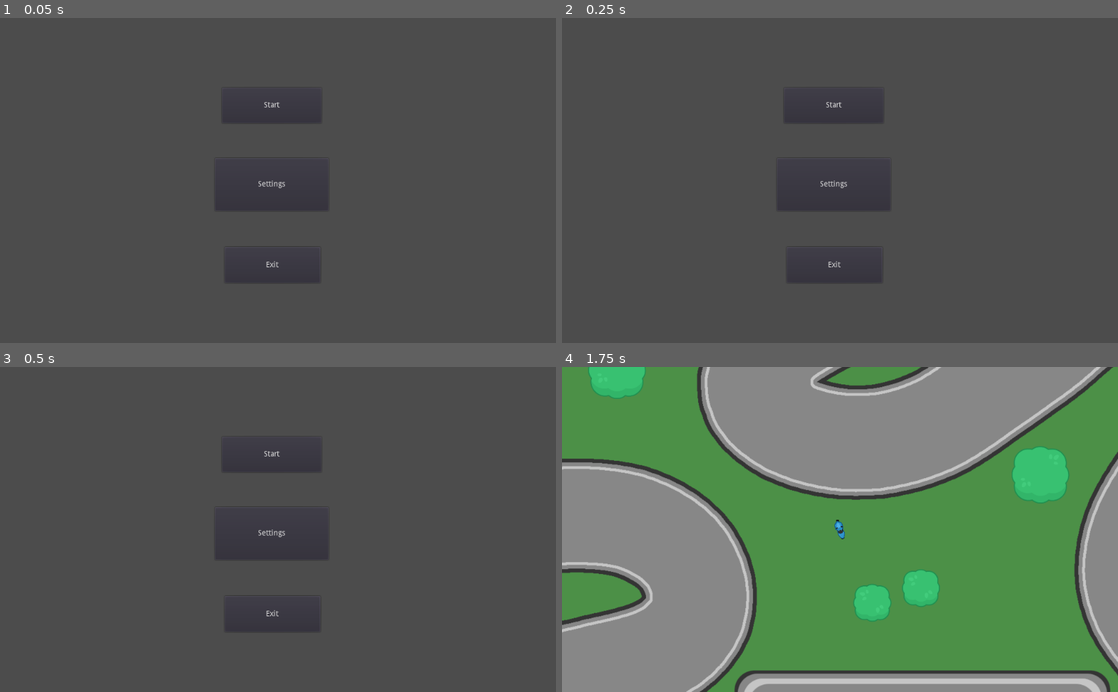
Above: before the commit, frames 1-4 (two rows, left to right).
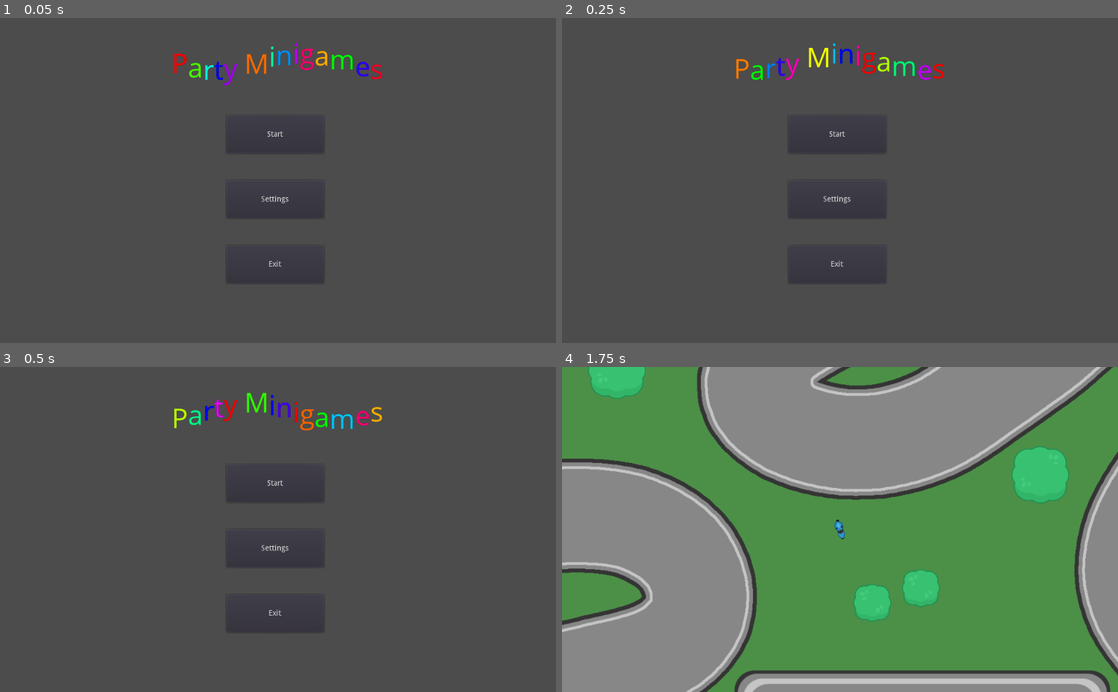
Above: after the commit, the same moments.

Repository: legalian/307
Game: Godot game, scene res://Main.tscn
Two runs of this game, one before a commit and one after it. Both use one fixed random seed, a clock stepped at 60 frames per second and the inputs below.
Inputs:
- Up to frame 1 (0.05 s): no input
- Up to frame 2 (0.25 s): no input
- Up to frame 3 (0.5 s): no input
- Up to frame 4 (1.75 s): click "Start" at 0.5 s; tap Enter at 1.25 s; hold D (steer_right) from 1.28 s (still down); hold S (decelerate) from 1.28 s (still down)

The runs differ from the first frame. In frame 1, 1.0% of the frame differs, in the area x 31-69%, y 7-77%; in frame 2, 1.0%; in frame 3, 1.0%; in frame 4, nothing differs.

Commit message:
Add font and menu title

Diff:
--- a/Main.tscn
+++ b/Main.tscn
@@ -1,6 +1,11 @@
-[gd_scene load_steps=2 format=2]
+[gd_scene load_steps=4 format=2]
 
 [ext_resource path="res://scripts/Menu_Control.gd" type="Script" id=1]
+[ext_resource path="res://fonts/OpenSans-Regular.ttf" type="DynamicFontData" id=2]
+
+[sub_resource type="DynamicFont" id=1]
+size = 50
+font_data = ExtResource( 2 )
 
 [node name="root" type="Node"]
 
@@ -15,36 +20,49 @@
 "_edit_use_anchors_": false
 }
 
+[node name="Button_Start" type="Button" parent="Menu_Controller"]
+margin_left = 105.0
+margin_top = 180.0
+margin_right = 285.0
+margin_bottom = 250.0
+text = "Start"
+__meta__ = {
+"_edit_use_anchors_": false
+}
+
 [node name="Button_Settings" type="Button" parent="Menu_Controller"]
-margin_left = 84.2056
-margin_top = 259.253
-margin_right = 293.206
-margin_bottom = 356.253
+margin_left = 105.0
+margin_top = 300.0
+margin_right = 285.0
+margin_bottom = 370.0
 rect_pivot_offset = Vector2( 102.633, 49.9475 )
 text = "Settings"
 __meta__ = {
 "_edit_use_anchors_": false
 }
 
-[node name="Button_Start" type="Button" parent="Menu_Controller"]
-margin_left = 97.211
-margin_top = 128.748
-margin_right = 280.211
-margin_bottom = 193.748
-text = "Start"
+[node name="Button_Exit" type="Button" parent="Menu_Controller"]
+margin_left = 105.0
+margin_top = 420.0
+margin_right = 285.0
+margin_bottom = 490.0
+text = "Exit"
 __meta__ = {
 "_edit_use_anchors_": false
 }
 
-[node name="Button_Exit" type="Button" parent="Menu_Controller"]
-margin_left = 101.559
-margin_top = 422.695
-margin_right = 277.559
-margin_bottom = 488.695
-text = "Exit"
+[node name="RichTextLabel" type="RichTextLabel" parent="."]
+margin_left = 316.357
+margin_top = 45.4757
+margin_right = 709.357
+margin_bottom = 132.476
+custom_fonts/normal_font = SubResource( 1 )
+bbcode_enabled = true
+bbcode_text = "[wave amp=150 freq=4][rainbow freq=0.4 sat=1.3 val=1]Party Minigames[/rainbow][/wave]"
+text = "Party Minigames"
 __meta__ = {
 "_edit_use_anchors_": false
 }
+[connection signal="pressed" from="Menu_Controller/Button_Start" to="Menu_Controller" method="_on_Button_Start_pressed"]
 [connection signal="pressed" from="Menu_Controller/Button_Settings" to="Menu_Controller" method="_on_Button_Settings_pressed"]
-[connection signal="pressed" from="Menu_Controller/Button_Start" to="Menu_Controller" method="_on_Button_Start_pressed"]
 [connection signal="pressed" from="Menu_Controller/Button_Exit" to="Menu_Controller" method="_on_Button_Exit_pressed"]
Binary file added: fonts/OpenSans-Regular.ttf
